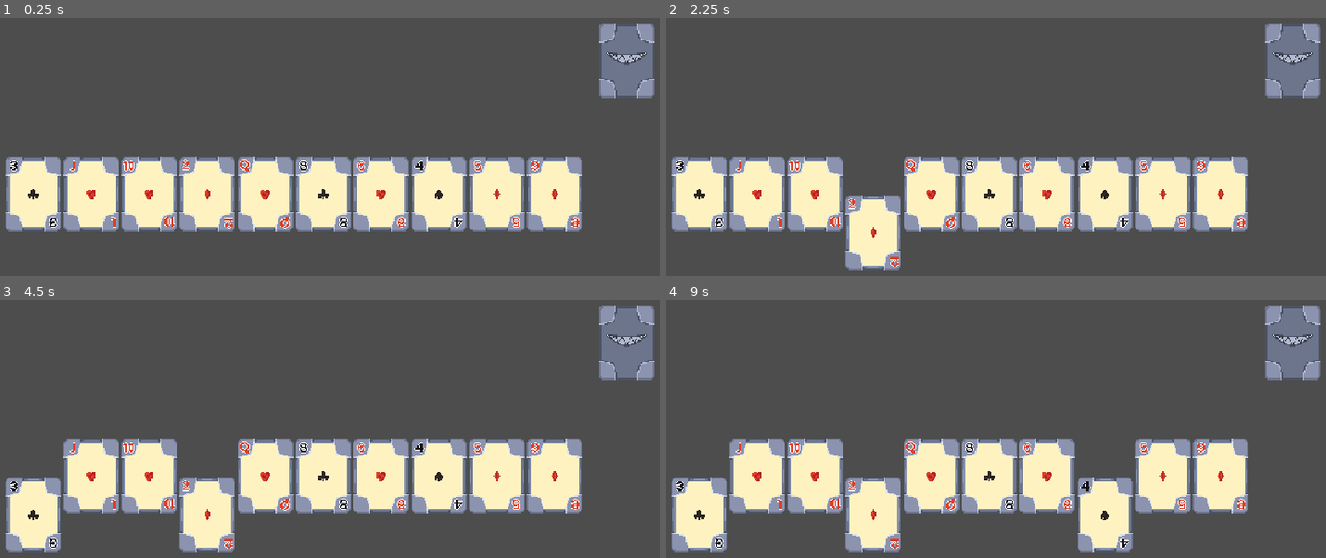
Above: before the commit, frames 1-4 (two rows, left to right).
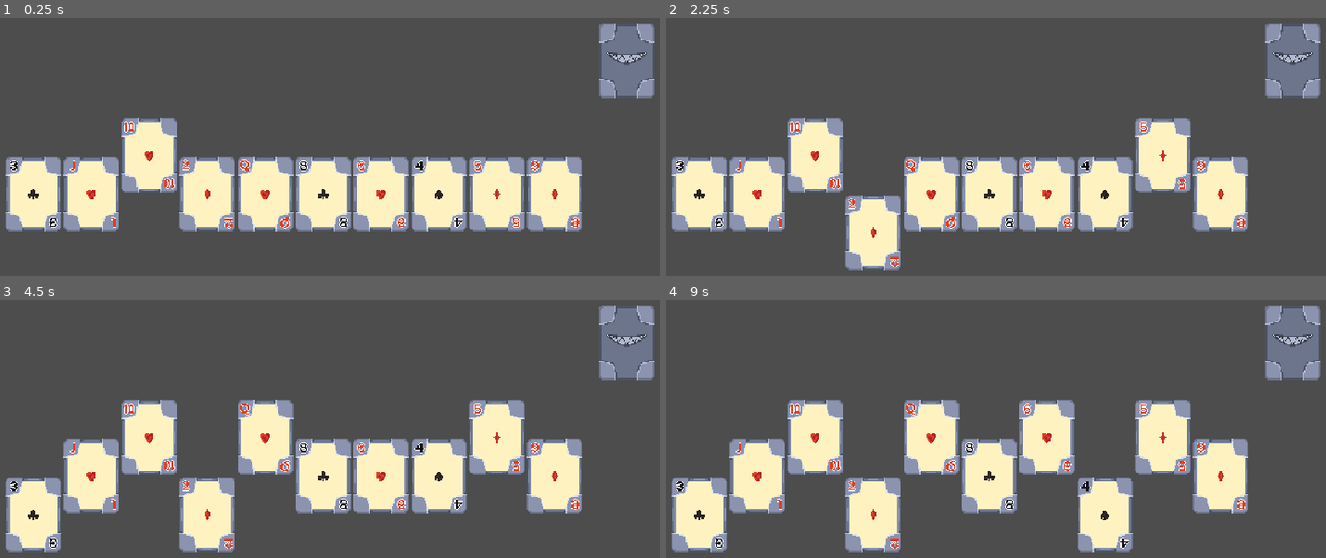
Above: after the commit, the same moments.

Repository: RajwolChapagain/IEEE-Game-Jam
Game: Godot game, scene res://scenes/game.tscn
Same seed, same stepped clock (60 frames per second), same inputs: the game is played once before the commit and once after it.
Inputs (mouse positions are in pixels of both pictures, inside the frame that each line leads up to):
- Up to frame 1 (0.25 s): no input
- Up to frame 2 (2.25 s): tap Enter at 0.5, 2 s; move the mouse to (1293, 59) at 0.52 s; press the mouse at (1293, 59) at 0.53 s; tap Space at 1.25 s; release the mouse at (1293, 59) at 1.28 s; click (1293, 59) at 1.35 s; move the mouse to (870, 193) at 2.02 s; press the mouse at (870, 193) at 2.03 s
- Up to frame 3 (4.5 s): tap Space at 2.75, 4.25 s; move the mouse to (627, 341) at 2.77 s; release the mouse at (627, 341) at 2.78 s; click (627, 341) at 2.85 s; tap Enter at 3.5 s; press the mouse at (627, 341) at 3.53 s; move the mouse to (33, 475) at 4.27 s; release the mouse at (33, 475) at 4.28 s; click (33, 475) at 4.35 s
- Up to frame 4 (9 s): move the mouse to (1293, 341) at 5.02 s; press the mouse at (1293, 341) at 5.03 s; release the mouse at (1293, 341) at 5.78 s; click (1293, 341) at 5.85 s; press the mouse at (1293, 341) at 6.53 s; release the mouse at (1293, 341) at 7.28 s; click (1293, 341) at 7.35 s; press the mouse at (1293, 341) at 8.03 s; move the mouse to (1101, 475) at 8.77 s; release the mouse at (1101, 475) at 8.78 s; click (1101, 475) at 8.85 s

The runs differ from the first frame. In frame 1, 3.2% of the frame differs, in the area x 18-27%, y 38-83%; in frame 2, 6.3%; in frame 3, 9.5%; in frame 4, 13%, in the area x 18-80%, y 38-83%.

Commit message:
added enemy pick logic

Diff:
--- a/scripts/game.gd
+++ b/scripts/game.gd
@@ -3,12 +3,16 @@
 @export var deck: Node2D
 @export var dealt_positions: Array[Marker2D]
 
-var dealt_card = []
+var dealt_card: Array[Card] = []
+var player_hand: Array[Card]= []
+var enemy_hand: Array[Card] = []
+var player_turn : bool = false
 
 func _ready():
 	deal(10)
 	for card in dealt_card:
 		card.card_clicked.connect(_on_card_clicked)
+	enemy_pick()
 
 func deal(deal_size: int):
 	for i in range(0, deal_size):
@@ -17,7 +21,26 @@
 		dealt_card[i].global_position = dealt_positions[i].global_position
 		dealt_card[i].update_card()
 
+func enemy_pick():
+	if dealt_card.size() > 0:
+		var index: int = randi_range(0, dealt_card.size()-1)
+		enemy_hand.append(dealt_card[index])
+		dealt_card[index].global_position.y -= 50
+		dealt_card.pop_at(index)
+		player_turn = not player_turn
+
 func _on_card_clicked(card: Card):
-	print(card.get_pretty_string())
-	card.global_position.y += 50
-	card.update_card()
+	if player_turn:
+		print(card.get_pretty_string())
+		card.global_position.y += 50
+		card.update_card()
+		player_hand.append(card)
+		remove_from_dealt(card)
+		player_turn = not player_turn
+		enemy_pick()
+
+func remove_from_dealt(card):
+	for i in range(0, dealt_card.size()):
+		if str(dealt_card[i]) == str(card):
+			dealt_card.pop_at(i)
+			return
